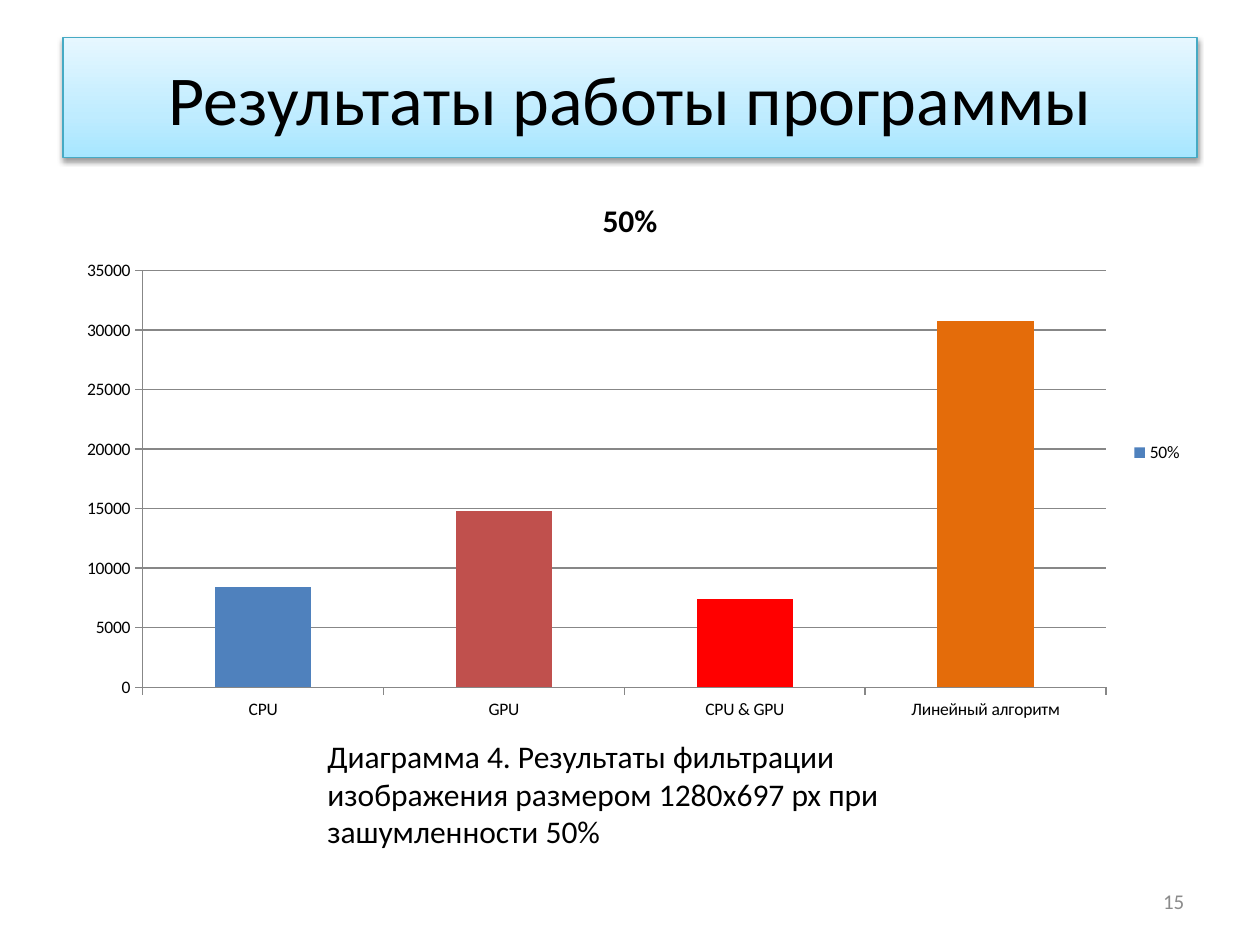
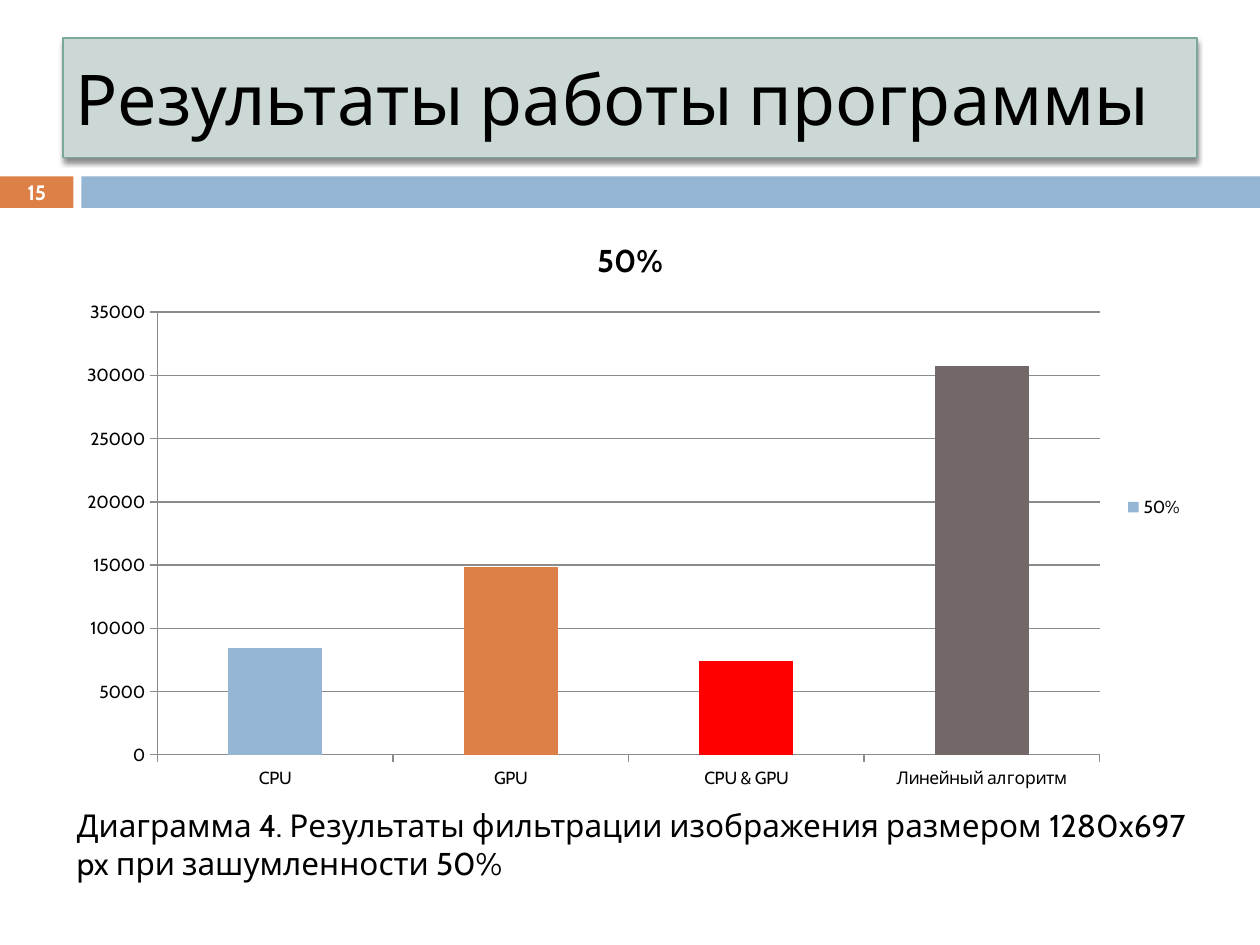
Before and after one commit to ustadenis/OpenCLImageFilter, a slide deck: slide 15 of Diplom/Презентация.pptx. Drawn at 1260x945 pixels with LibreOffice and Linux fonts; fonts in the diff are those of the drawing. Boxes give left, top, right and bottom in pixels: in the first picture for what was removed or moved away, otherwise in the second. Text is boxed around its words. In the diff, an @@ line names an element or a change of style, - is before the commit and + after.

```diff
--- a/Diplom/Презентация.pptx
+++ b/Diplom/Презентация.pptx
@@ title "Результаты работы программы" at (63, 38, 1197, 158): font Calibri to Cabin; alignment centre to left; fill gradient #A7E6FF to #C1EDFF to #E7F8FF to #CBD9D5; outline #46AAC5 0.75 pt to #7BA79D 0.79 pt; shadow changed @@
@@ page number: place and size @@
-page number at (1163, 895, 1184, 909)
+page number at (27, 185, 46, 201)
@@ page number at (27, 185, 46, 201): size 12 to 11.9 pt, font Calibri to Cabin, text colour #8C8C8C to #FFFFFF, bold on; alignment right to centre @@
@@ rectangle added at (0, 176, 73, 208), fill #DD8047 @@
@@ rectangle added at (82, 176, 1260, 208), fill #94B6D2 @@
@@ column chart at (64, 214, 1196, 800) @@
@@ colour of 50% #4F81BD to #94B6D2 @@
@@ colours of single points changed @@
@@ lettering changed @@
@@ column chart: place and size @@
-column chart at (64, 175, 1196, 731)
+column chart at (64, 214, 1196, 800)
@@ text "Диаграмма 4. Результаты фильтрации изображения ...": place and size @@
-text "Диаграмма 4. Результаты фильтрации изображения ..." at (327, 746, 878, 848)
+text "Диаграмма 4. Результаты фильтрации изображения ..." at (77, 813, 1042, 883)
@@ text "Диаграмма 4. Результаты фильтрации изображения ..." at (77, 813, 1042, 883): font Calibri to Cabin @@
```
Also in this commit, not shown: 16 other slides changed.
